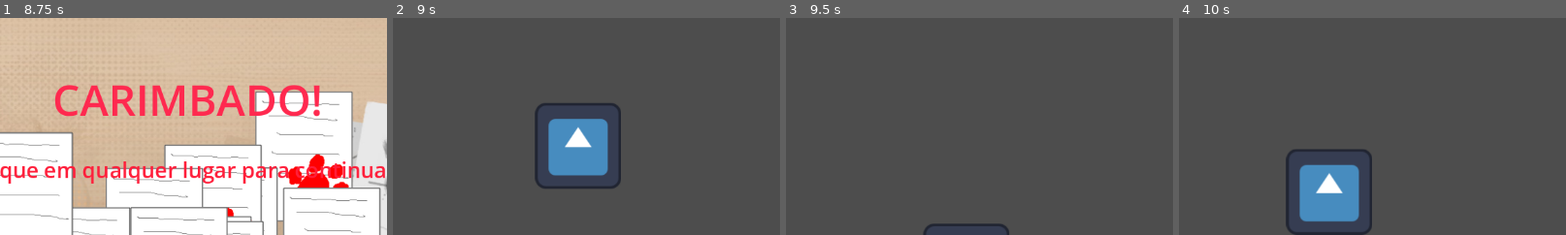
Above: before the commit, frames 1-4 (left to right).
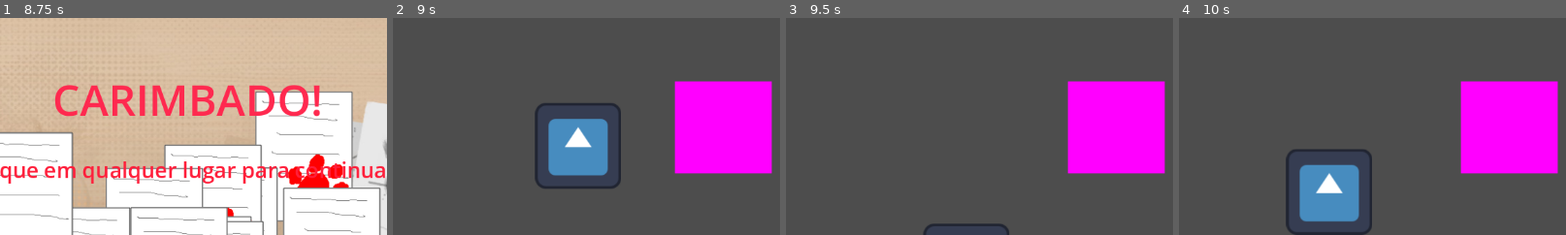
Above: after the commit, the same moments.

Repository: SrDoppelganger/felpoJam
Game: Godot game, scene res://scenes/MainMenu.tscn
Two runs of this game, one before a commit and one after it. Both use one fixed random seed, a clock stepped at 60 frames per second and the inputs below. The engine's default icon, where the game draws it, is replaced by a stand-in: a white triangle on a blue panel in a dark square.
Inputs (mouse positions are % of the whole screen's width and height, from its top left):
- Up to frame 1 (8.75 s): click "Jogar" at 0.5 s; move the mouse to (8, 36) at 1.27 s; click (8, 36) at 1.35 s; move the mouse to (84, 84) at 2.02 s; click (84, 84) at 2.1 s; move the mouse to (66, 68) at 2.77 s; click (66, 68) at 2.85 s; move the mouse to (58, 81) at 3.52 s; click (58, 81) at 3.6 s; move the mouse to (52, 66) at 4.27 s; click (52, 66) at 4.35 s; move the mouse to (46, 81) at 5.02 s; click (46, 81) at 5.1 s; move the mouse to (52, 92) at 5.77 s; click (52, 92) at 5.85 s; move the mouse to (35, 83) at 6.52 s; click (35, 83) at 6.6 s; move the mouse to (70, 77) at 7.27 s; click (70, 77) at 7.35 s; move the mouse to (53, 87) at 8.02 s; click (53, 87) at 8.1 s
- Up to frame 2 (9 s): move the mouse to (49, 90) at 8.77 s; click (49, 90) at 8.85 s
- Up to frame 3 (9.5 s): no input
- Up to frame 4 (10 s): move the mouse to (45, 70) at 9.52 s; click (45, 70) at 9.6 s
The pictures show only the part of the screen within x 26-76%, y 31-81%; the shares and areas given below are measured in that part.

Frame 1 is identical in both runs. In frame 2, 11% of the frame differs, in the area x 72-98%, y 29-72%; in frame 3, 11%; in frame 4, 11%.

Commit message:
colisão mais ou menos

Diff:
--- a/scenes/puzzles/RecFacial.tscn
+++ b/scenes/puzzles/RecFacial.tscn
@@ -3,9 +3,13 @@
 [ext_resource type="Texture2D" uid="uid://b5l7d7el03p6r" path="res://icon.svg" id="1_5x8cv"]
 [ext_resource type="Script" uid="uid://duviyq537juva" path="res://scenes/puzzles/camera_2d.gd" id="1_g7d6w"]
 [ext_resource type="Script" uid="uid://bu8f76pedbwrj" path="res://scenes/puzzles/player.gd" id="1_xwlxd"]
+[ext_resource type="Script" uid="uid://o0eu1xd7srtt" path="res://scenes/puzzles/collision_shape_2d.gd" id="4_kq1wg"]
 
 [sub_resource type="RectangleShape2D" id="RectangleShape2D_5x8cv"]
 size = Vector2(129, 131)
+
+[sub_resource type="RectangleShape2D" id="RectangleShape2D_jxo82"]
+size = Vector2(144, 136.75)
 
 [node name="RecFacial" type="Node2D" unique_id=664167835]
 
@@ -17,10 +21,30 @@
 position = Vector2(113, 70)
 script = ExtResource("1_xwlxd")
 
-[node name="CollisionShape2D" type="CollisionShape2D" parent="Player" unique_id=575606354]
+[node name="Sprite2D" type="Sprite2D" parent="Player" unique_id=1023955504]
+position = Vector2(-1, 0)
+texture = ExtResource("1_5x8cv")
+
+[node name="Area2D" type="Area2D" parent="Player" unique_id=1714655306]
+
+[node name="CollisionShape2D" type="CollisionShape2D" parent="Player/Area2D" unique_id=575606354]
 position = Vector2(-0.5, 0.5)
 shape = SubResource("RectangleShape2D_5x8cv")
 
-[node name="Sprite2D" type="Sprite2D" parent="Player" unique_id=1023955504]
-position = Vector2(-1, 0)
-texture = ExtResource("1_5x8cv")
+[node name="Reconhecimento" type="Area2D" parent="." unique_id=1141865214 groups=["reconhecimento"]]
+position = Vector2(327, 112)
+
+[node name="CollisionShape2D" type="CollisionShape2D" parent="Reconhecimento" unique_id=776589468]
+position = Vector2(-1, 1)
+shape = SubResource("RectangleShape2D_jxo82")
+debug_color = Color(0.8595056, 0.0006771034, 0.8755232, 0.92156863)
+script = ExtResource("4_kq1wg")
+
+[node name="ColorRect" type="ColorRect" parent="Reconhecimento" unique_id=1867566333]
+offset_left = -74.0
+offset_top = -68.0
+offset_right = 70.0
+offset_bottom = 69.0
+color = Color(1, 0, 1, 1)
+
+[connection signal="area_entered" from="Player/Area2D" to="Reconhecimento/CollisionShape2D" method="_on_area_2d_area_entered"]
--- /dev/null
+++ b/scenes/puzzles/collision_shape_2d.gd
@@ -0,0 +1,5 @@
+extends CollisionShape2D
+
+
+func _on_area_2d_area_entered(area: Area2D) -> void:
+	print("colidiu")
Not shown, added: scenes/puzzles/collision_shape_2d.gd.uid
